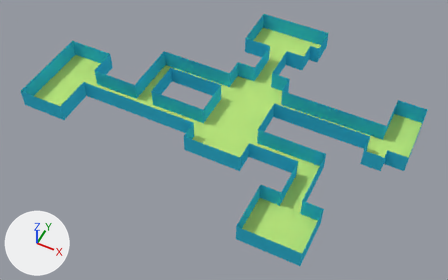
A saved change to the Blender file examples/2d_standard_ui/zombie_fighter/data/level1.blend.
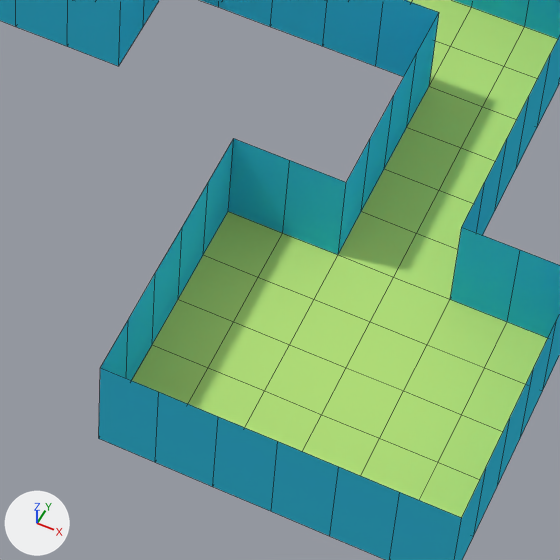
The first picture shows the older version from a 50 mm camera at (36.7, -80.1, 92.3) aimed at (-1.6, -3.5, -3.4). The close-ups show both versions on the part from 49% to 71% of the width and 57% to 93% of the height of that picture; other places that the commit changed are outside them. The axes (+X, +Y, +Z) are drawn at lower left. The lights are the same throughout. The close-ups show mesh edges as thin lines.
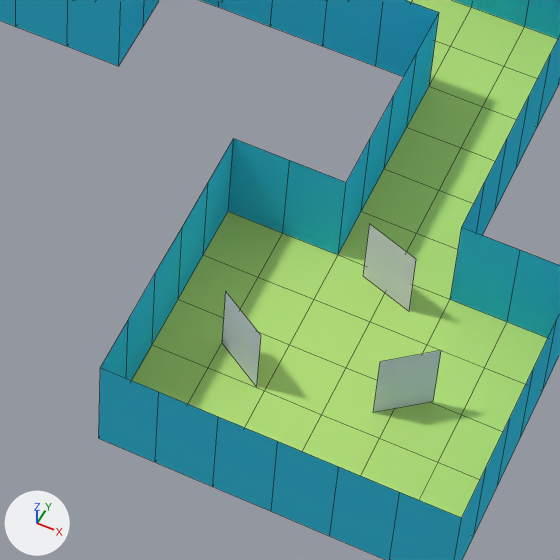
Pixel boxes [x1, y1, x2, y2] of what changed, in the close-ups (560 x 560 px):
'female_zombie_object.006', added: after [373, 351, 441, 412]
'female_zombie_object.004', added: after [363, 224, 416, 311]
'female_zombie_object.005', added: after [222, 292, 261, 387]

Patch to the scene script:
```diff
--- a/examples/2d_standard_ui/zombie_fighter/data/level1.blend.py
+++ b/examples/2d_standard_ui/zombie_fighter/data/level1.blend.py
@@ mat_female_zombie_material @@
+mat_female_zombie_material = diffuse_material('female_zombie_material')
+mat_female_zombie_material.base_color = (0.8, 0.8, 0.8)  # white #e7e7e7
@@ me_female_zombie_mesh @@
+me_female_zombie_mesh.from_pydata([(-1.0, -1.0, 0.0), (1.0, -1.0, 0.0), (-1.0, 0.49, 0.0), (1.0, 0.49, 0.0)], [], [(0, 1, 3, 2)])
+me_female_zombie_mesh.materials.append(mat_female_zombie_material)  # its picture is missing
@@ ob_female_zombie_object_004 @@
+ob_female_zombie_object_004 = bpy.data.objects.new('female_zombie_object.004', me_female_zombie_mesh)
+ob_female_zombie_object_004.location = (18.02, -16.73, 1.94)
+ob_female_zombie_object_004.rotation_euler = (1.571, 0.0, 2.821)  # degrees (90, 0, 162)
+ob_female_zombie_object_004.scale = (1.0, 1.96, 1.0)
@@ ob_female_zombie_object_005 @@
+ob_female_zombie_object_005 = bpy.data.objects.new('female_zombie_object.005', me_female_zombie_mesh)
+ob_female_zombie_object_005.location = (14.86, -21.44, 1.94)
+ob_female_zombie_object_005.rotation_euler = (1.571, 0.0, 2.586)  # degrees (90, 0, 148)
+ob_female_zombie_object_005.scale = (1.0, 1.96, 1.0)
@@ ob_female_zombie_object_006 @@
+ob_female_zombie_object_006 = bpy.data.objects.new('female_zombie_object.006', me_female_zombie_mesh)
+ob_female_zombie_object_006.location = (20.22, -20.57, 1.94)
+ob_female_zombie_object_006.rotation_euler = (1.571, 0.0, 3.816)  # degrees (90, 0, 219)
+ob_female_zombie_object_006.scale = (1.0, 1.96, 1.0)
```
